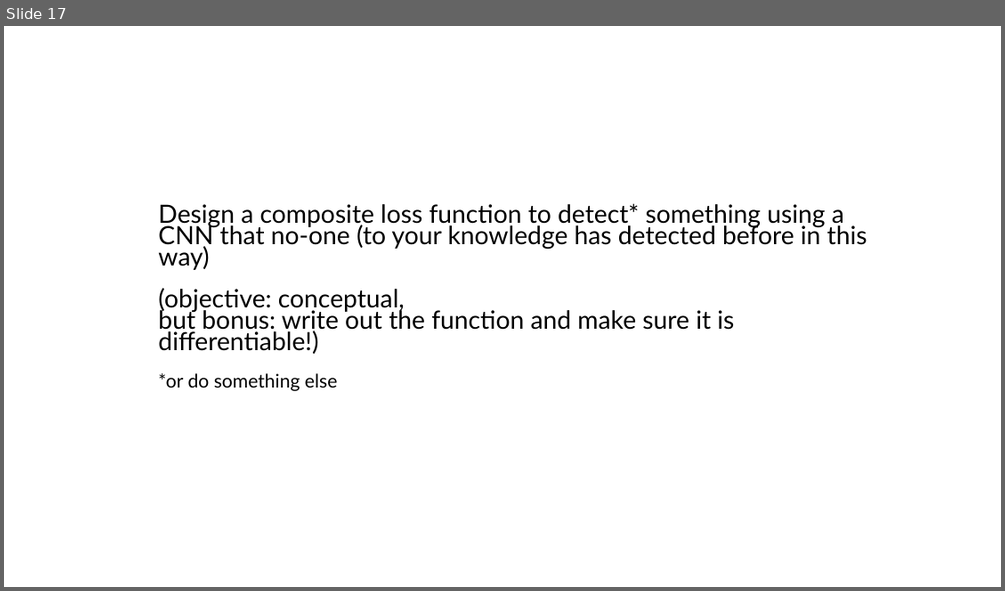
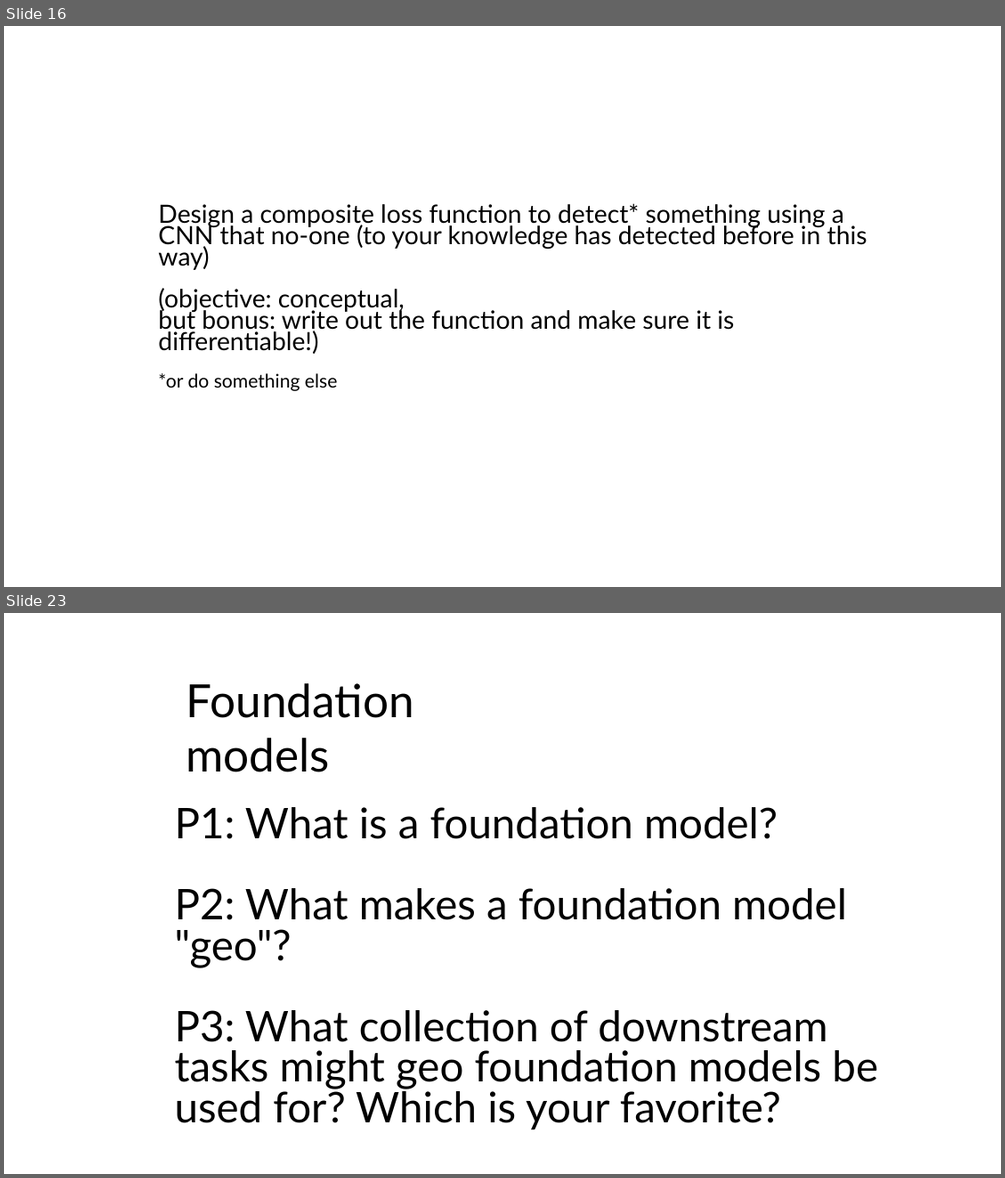
Before and after one commit to Better-Planet-Laboratory/ai4good, a slide deck: resources/ai4good group discussion points.pptx. Shown one above the other, each under a label of ours: slide 17 before the commit, slides 16 and 23 after it; the slides between them are not shown. The pictures are 1005x591 and 1005x1178 pixels, drawn with LibreOffice and Linux fonts; fonts in the diff are those of the drawing. Boxes give left, top, right and bottom in pixels: in the first picture for what was removed or moved away, otherwise in the second. Text is boxed around its words. In the diff, an @@ line names an element or a change of style, - is before the commit and + after.

```diff
--- a/resources/ai4good group discussion points.pptx
+++ b/resources/ai4good group discussion points.pptx
@@ slide 23 added at bbox=[4, 613, 1001, 1174], background #FFFFFF @@
@@ text added at bbox=[186, 683, 414, 772], 44 pt, text #000000 @@
+Foundation models
@@ text added at bbox=[175, 807, 878, 1129], 40.7 pt, text #000000 @@
+P1: What is a foundation model?
+P2: What makes a foundation model "geo"?
+P3: What collection of downstream tasks might geo foundation models be used for? Which is your favorite?
@@ what was slide 17 is now slide 16 @@
```
Also in this commit, not shown: 1 slide changed, 17 other slides added, 1 slide removed, 1 other file.
